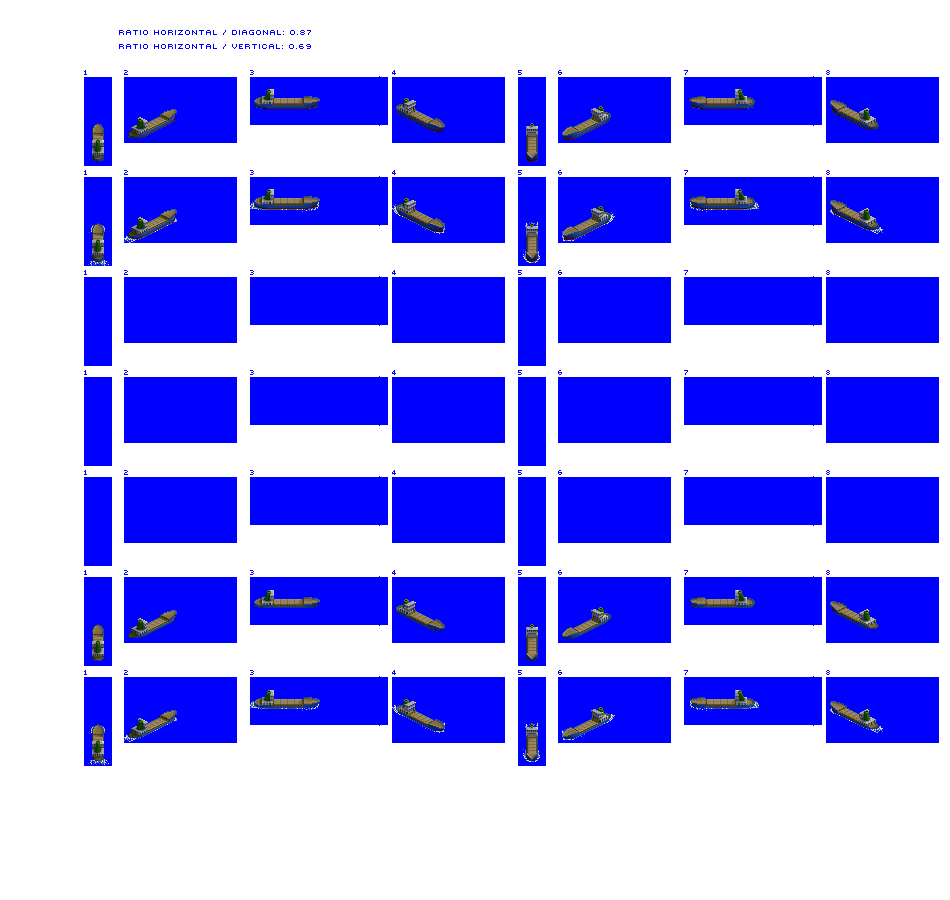
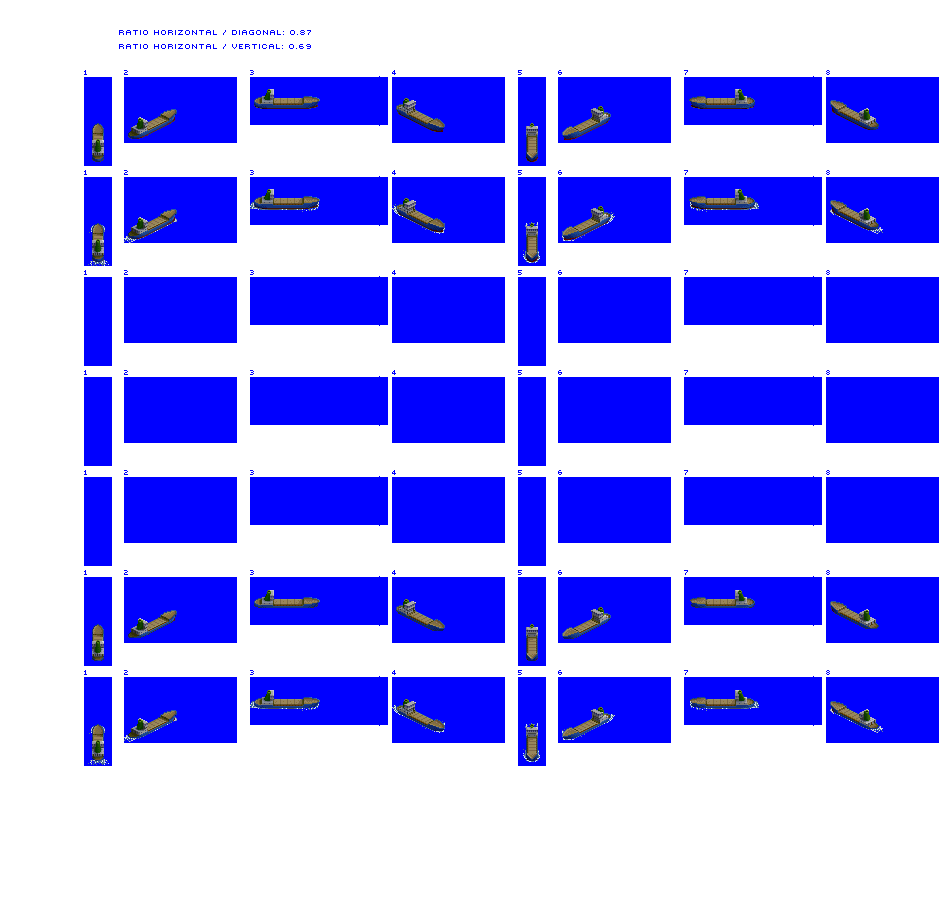
Revision of a layered 950×900 image; what changed, layer by layer:
painted on "Trader unloaded" over [140, 93, 867, 234]
painted on "Trader loaded" over [140, 594, 867, 735]
